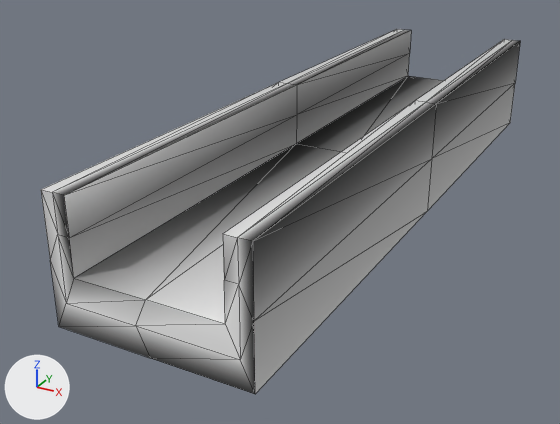
Before and after pictures for a commit that changed the OBJ model resources/shape-9.obj.
Rendered twice from a camera (50 mm lens) standing at (0.441, -1.025, 0.421) and looking at (-0.075, -0.087, -0.048). The lights are fixed; the arrows at lower left show +X, +Y and +Z. Mesh edges are drawn as thin lines. Where no turn or scale is listed for an object, it has been applied to the vertices. Vertices at the same position are counted once.

Names of what the first picture shows: 'shape-9'.
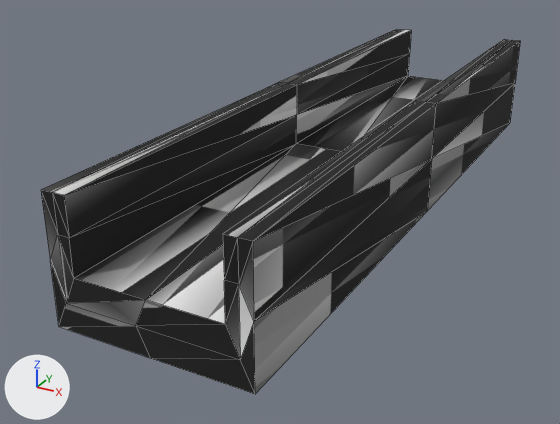
Commit message: better shapes

Boxes [x1, y1, x2, y2] around the edits, measured in the pictures (560 x 424 px):
```json
{"object": "shape-9", "change": "surface changed", "before": [41, 29, 520, 394], "after": [41, 29, 520, 394]}
```

Scene script edits in JSON lines:
```json
{"op": "add", "block": "img_shape_null_tex_png", "code": ["img_shape_null_tex_png = load_image('shape-null_tex.png', 'shape-null_tex.png', 1024, 1024, 'sRGB')"]}
{"op": "set", "path": "mat_material_0.texture", "old": "img_shape_9_tex_png", "new": "img_shape_null_tex_png"}
{"block": "me_shape_9", "where": "me_shape_9.from_pydata(...)  # 58 vertices, 112 faces; spans x -0.125..0.125, y -0.5..0.5, z -0.038..0.125"}
{"block": "me_shape_9", "where": "# used by ob_shape_9; location = (0.0, 0.0, 0.0)"}
{"block": "me_shape_9", "change": "me_shape_9 part 1: 48 kept faces spanning x -0.125..0.125, y -0.5..0.5, z -0.038..0.125 get new texture (UV) coordinates"}
```
